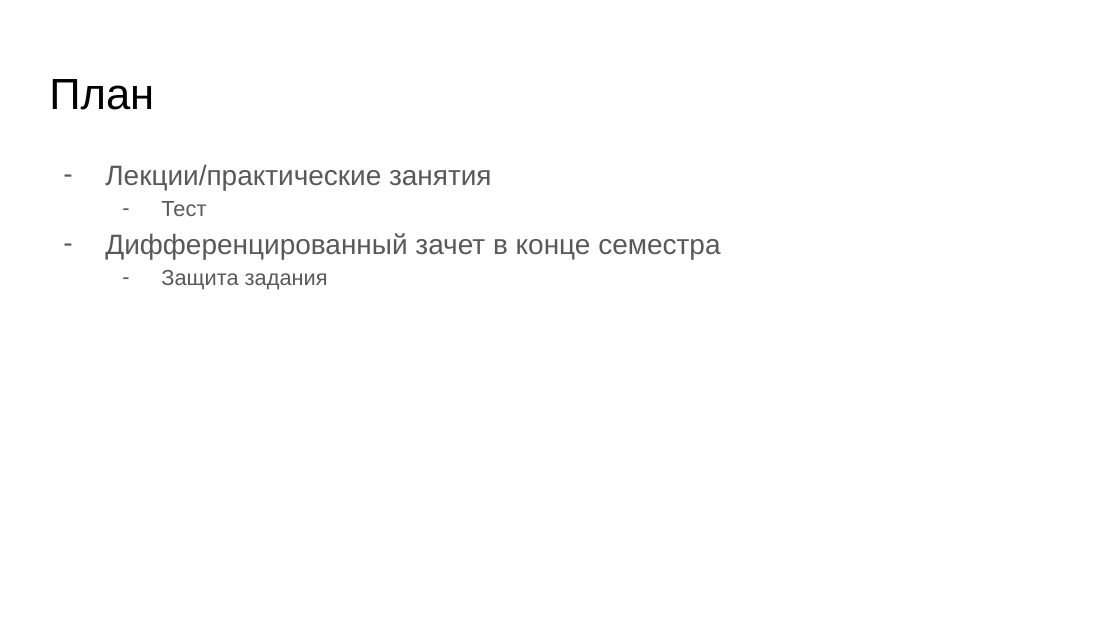
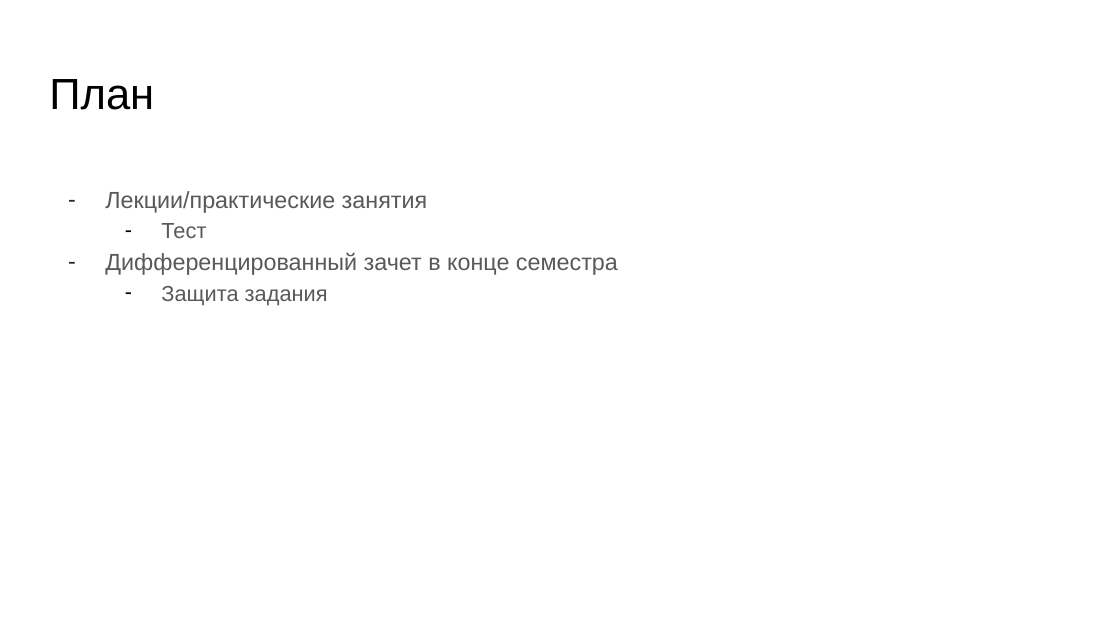
Before and after one commit to skhayrulin/python_course, a slide deck: slide 3 of lecture/Lecture4.pptx. Drawn at 1120x630 pixels with LibreOffice and Linux fonts; fonts in the diff are those of the drawing. Boxes give left, top, right and bottom in pixels: in the first picture for what was removed or moved away, otherwise in the second. Text is boxed around its words. In the diff, an @@ line names an element or a change of style, - is before the commit and + after.

```diff
--- a/lecture/Lecture4.pptx
+++ b/lecture/Lecture4.pptx
@@ text "Лекции/практические занятия": place and size @@
-text "Лекции/практические занятия" at <box>105,164,720,290</box>
+text "Лекции/практические занятия" at <box>105,191,618,305</box>
@@ text "Лекции/практические занятия" at <box>105,191,618,305</box>: size 18 to 15 pt in "Лекции/практические занятия", "Дифференцированный зачет в конце семестра"; indent changed; more space between paragraphs; bullet colour #595959 to #24292F; bullet colour #595959 to #000000 @@
```
Also in this commit, not shown: 10 other slides changed, 42 slides added, 4 slides removed, 1 other file.
